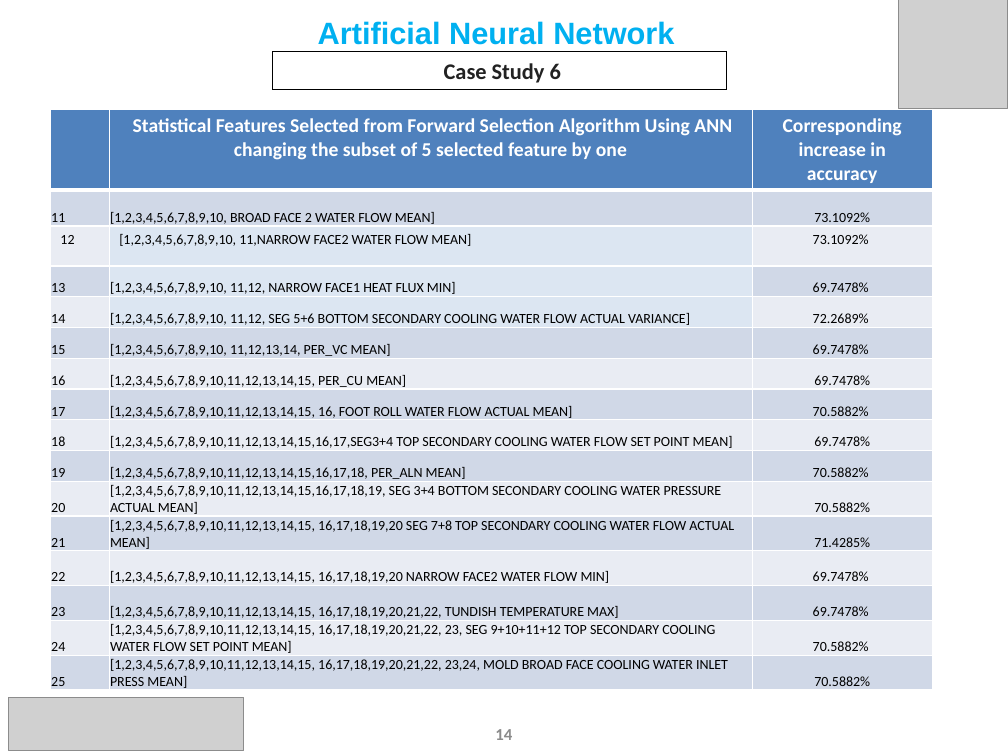
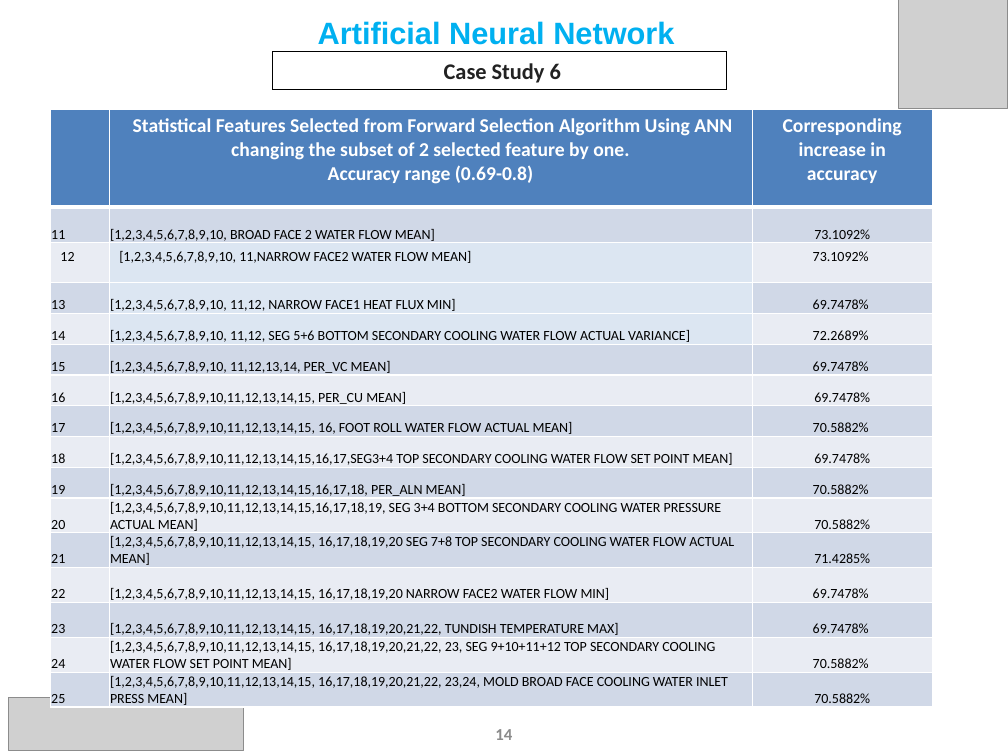
Before and after one commit to Subhigupta/Forward-Feature-Selection-Algorithm-on-AMNS-Data, a slide deck: slide 14 of ANN Update Slides June FFSA Updated.pptx. Drawn at 1008x756 pixels with LibreOffice and Linux fonts; fonts in the diff are those of the drawing; grey boxes stand for pictures. Boxes give left, top, right and bottom in pixels: in the first picture for what was removed or moved away, otherwise in the second. Text is boxed around its words. In the diff, an @@ line names an element or a change of style, - is before the commit and + after.

```diff
--- a/ANN Update Slides June FFSA Updated.pptx
+++ b/ANN Update Slides June FFSA Updated.pptx
@@ table at [50,109,932,711] @@
-row 1, column 2: Statistical Features Selected from Forward Selection Algorithm Using ANN changing the subset of 5 selected feature by one
+row 1, column 2: Statistical Features Selected from Forward Selection Algorithm Using ANN changing the subset of 2 selected feature by one. / Accuracy range (0.69-0.8)
```
Also in this commit, not shown: 4 other slides changed, 6 other files.
